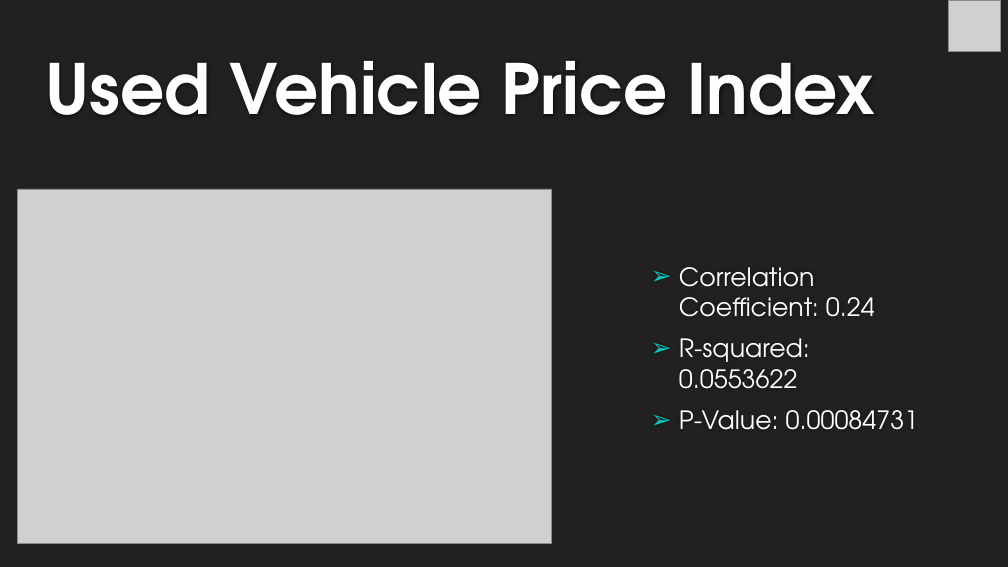
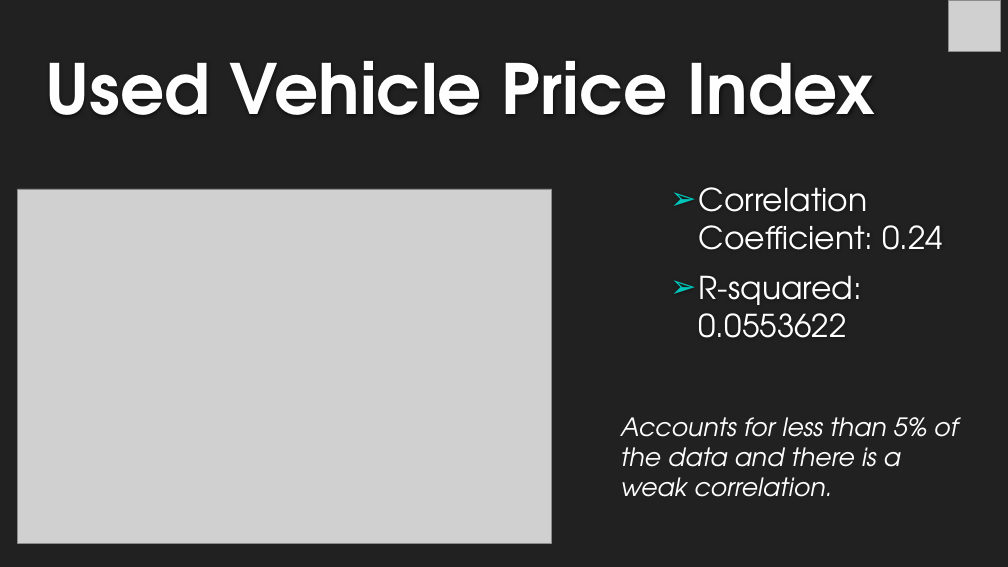
Before and after one commit to michelleherman13/auto-sales, a slide deck: slide 13 of Presentation/Auto_sales_Michelle.pptx. Drawn at 1008x567 pixels with LibreOffice and Linux fonts; fonts in the diff are those of the drawing; grey boxes stand for pictures; background and template pictures are left out. Boxes give left, top, right and bottom in pixels: in the first picture for what was removed or moved away, otherwise in the second. Text is boxed around its words. In the diff, an @@ line names an element or a change of style, - is before the commit and + after.

```diff
--- a/Presentation/Auto_sales_Michelle.pptx
+++ b/Presentation/Auto_sales_Michelle.pptx
@@ text "Correlation Coefficient: 0.24": place and size @@
-text "Correlation Coefficient: 0.24" at box(679, 267, 919, 430)
+text "Correlation Coefficient: 0.24" at box(699, 187, 943, 338)
@@ text "Correlation Coefficient: 0.24" at box(699, 187, 943, 338): size 24 to 30 pt; more space between paragraphs @@
@@ text added at box(621, 417, 958, 497), 24 pt, text #FFFFFF, italic @@
+Accounts for less than 5% of the data and there is a weak correlation.
@@ text at box(679, 410, 919, 430): paragraph removed @@
-➢ P-Value: 0.00084731
```
Also in this commit, not shown: 5 other slides changed, 2 slides removed.
